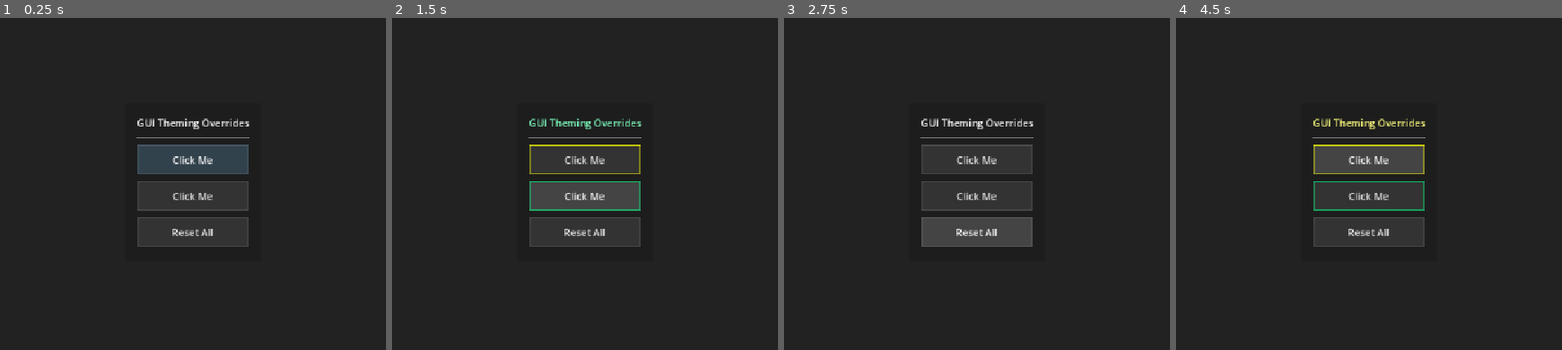
Above: before the commit, frames 1-4 (left to right).
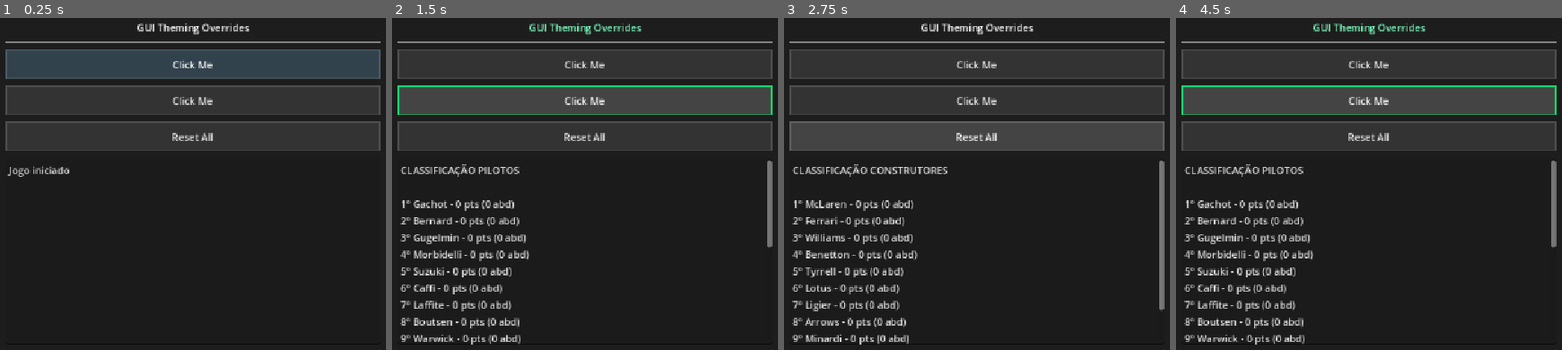
Above: after the commit, the same moments.

Repository: daniloadventista/gui-racing-manager
Game: Godot game, scene res://test.tscn
The game is run twice, just before and just after one commit, with the same random seed, the same clock (stepped at 60 frames per second) and the same inputs.
Inputs:
- Up to frame 1 (0.25 s): no input
- Up to frame 2 (1.5 s): click "Click Me" at 0.5 s; click "Click Me" at 1.25 s
- Up to frame 3 (2.75 s): click "Reset All" at 2 s
- Up to frame 4 (4.5 s): click "Click Me" at 2.75 s; click "Click Me" at 3.5 s; click "Click Me" at 4.25 s

The runs differ from the first frame. In frame 1, 16% of the frame differs, in the area x 1-99%, y 1-69%; in frame 2, 20%, in the area x 1-99%, y 1-99%; in frame 3, 19%; in frame 4, 19%.

Commit message:
vamos ver se agora sobre na porra da nuvem

Diff:
--- a/test.gd
+++ b/test.gd
@@ -1,5 +1,4 @@
 extends Control
-
 # This script demonstrates how to alter StyleBoxes at runtime.
 # Custom theme item properties aren't considered Object properties per se.
 # This means that you should use `add_theme_stylebox_override("normal", ...)`
@@ -9,11 +8,74 @@
 @onready var button = $Panel/MarginContainer/VBoxContainer/Button
 @onready var button2 = $Panel/MarginContainer/VBoxContainer/Button2
 @onready var reset_all_button = $Panel/MarginContainer/VBoxContainer/ResetAllButton
+@onready var resultado = null
+
+var corrida_atual = 1
+var total_corridas = 12
+
+var pontuacao = [25,18,15,12,10,8,6,4,2,1]
+var construtores = {
+	"McLaren":{"pontos":0,"abandonos":0},
+	"Ferrari":{"pontos":0,"abandonos":0},
+	"Williams":{"pontos":0,"abandonos":0},
+	"Benetton":{"pontos":0,"abandonos":0},
+	"Tyrrell":{"pontos":0,"abandonos":0},
+	"Lotus":{"pontos":0,"abandonos":0},
+	"Ligier":{"pontos":0,"abandonos":0},
+	"Arrows":{"pontos":0,"abandonos":0},
+	"Minardi":{"pontos":0,"abandonos":0},
+	"Larrousse":{"pontos":0,"abandonos":0}
+}
+var pilotos = [
+
+{"nome":"Senna","equipe":"McLaren","velocidade":95,"consistencia":92,"agressividade":90,"motor":95,"cambio":94,"pontos":0,"abandonos":0},
+{"nome":"Berger","equipe":"McLaren","velocidade":88,"consistencia":86,"agressividade":80,"motor":92,"cambio":92,"pontos":0,"abandonos":0},
+
+{"nome":"Prost","equipe":"Ferrari","velocidade":94,"consistencia":96,"agressividade":60,"motor":95,"cambio":95,"pontos":0,"abandonos":0},
+{"nome":"Mansell","equipe":"Ferrari","velocidade":91,"consistencia":84,"agressividade":88,"motor":90,"cambio":91,"pontos":0,"abandonos":0},
+
+{"nome":"Piquet","equipe":"Williams","velocidade":92,"consistencia":90,"agressividade":75,"motor":94,"cambio":94,"pontos":0,"abandonos":0},
+{"nome":"Patrese","equipe":"Williams","velocidade":85,"consistencia":88,"agressividade":70,"motor":93,"cambio":93,"pontos":0,"abandonos":0},
+
+{"nome":"Schumacher","equipe":"Benetton","velocidade":90,"consistencia":82,"agressividade":95,"motor":91,"cambio":91,"pontos":0,"abandonos":0},
+{"nome":"Brundle","equipe":"Benetton","velocidade":84,"consistencia":86,"agressividade":72,"motor":91,"cambio":91,"pontos":0,"abandonos":0},
+
+{"nome":"Alesi","equipe":"Tyrrell","velocidade":89,"consistencia":80,"agressividade":92,"motor":87,"cambio":88,"pontos":0,"abandonos":0},
+{"nome":"Nakajima","equipe":"Tyrrell","velocidade":77,"consistencia":82,"agressividade":65,"motor":87,"cambio":88,"pontos":0,"abandonos":0},
+
+{"nome":"Herbert","equipe":"Lotus","velocidade":82,"consistencia":79,"agressividade":82,"motor":85,"cambio":85,"pontos":0,"abandonos":0},
+{"nome":"Warwick","equipe":"Lotus","velocidade":80,"consistencia":84,"agressividade":70,"motor":85,"cambio":85,"pontos":0,"abandonos":0},
+
+{"nome":"Boutsen","equipe":"Ligier","velocidade":81,"consistencia":85,"agressividade":68,"motor":86,"cambio":86,"pontos":0,"abandonos":0},
+{"nome":"Laffite","equipe":"Ligier","velocidade":79,"consistencia":83,"agressividade":65,"motor":86,"cambio":86,"pontos":0,"abandonos":0},
+
+{"nome":"Caffi","equipe":"Arrows","velocidade":78,"consistencia":80,"agressividade":75,"motor":84,"cambio":84,"pontos":0,"abandonos":0},
+{"nome":"Suzuki","equipe":"Arrows","velocidade":75,"consistencia":78,"agressividade":70,"motor":84,"cambio":84,"pontos":0,"abandonos":0},
+
+{"nome":"Morbidelli","equipe":"Minardi","velocidade":74,"consistencia":79,"agressividade":68,"motor":82,"cambio":82,"pontos":0,"abandonos":0},
+{"nome":"Gugelmin","equipe":"Minardi","velocidade":76,"consistencia":81,"agressividade":72,"motor":82,"cambio":82,"pontos":0,"abandonos":0},
+
+{"nome":"Bernard","equipe":"Larrousse","velocidade":73,"consistencia":77,"agressividade":67,"motor":80,"cambio":80,"pontos":0,"abandonos":0},
+{"nome":"Gachot","equipe":"Larrousse","velocidade":72,"consistencia":76,"agressividade":69,"motor":80,"cambio":80,"pontos":0,"abandonos":0}
+]
 
 func _ready():
+	resultado = $Panel/MarginContainer/VBoxContainer/Label2
+	print(resultado)
+	resultado.visible = true
+	resultado.text = ("Jogo iniciado")
+
 	# Focus the first button automatically for keyboard/controller-friendly navigation.
 	button.grab_focus()
-
+	print("JOGO INICIOU")
+	#var resultado = get_node("VBoxContainer/RichTextLabel")
+	#resultado.text = "Jogo iniciado"
+
+	#var botao = get_node("VBoxContainer/Button")
+	#botao.pressed.connect(_clicou)
+#func _clicou():
+	#var resultado = get_node("VBoxContainer/RichTextLabel")
+	#resultado.text = "BOTÃO FUNCIONOU!"
 
 func _on_button_pressed():
 	# We have to modify the normal, hover and pressed styleboxes all at once
@@ -33,7 +95,202 @@
 
 	label.add_theme_color_override("font_color", Color(1, 1, 0.5))
 
-
+	var resultado_corrida = []
+	if corrida_atual > total_corridas:
+
+		resultado.text = "TEMPORADA ENCERRADA\n\nClique em Ver Classificação"
+
+		return
+
+	for piloto in pilotos:
+
+		var status = "OK"
+
+		# Quebra de motor
+		if randi_range(1,1000) > piloto.motor * 10:
+			status = "MOTOR"
+
+		# Quebra de câmbio
+		elif randi_range(1,1000) > piloto.cambio * 10:
+			status = "CAMBIO"
+
+		# Acidente
+		elif randi_range(1,100) <= piloto.agressividade / 4:
+			status = "ACIDENTE"
+
+		if status != "OK":
+
+			resultado_corrida.append({
+				"ref": piloto,
+				"status": status,
+				"valor": -9999
+			})
+			piloto.abandonos += 1
+			construtores[piloto.equipe].abandonos += 1
+			continue
+
+		# Velocidade base
+		var desempenho = piloto.velocidade
+
+		# Consistência
+		var variacao = randi_range(
+			-(100 - piloto.consistencia),
+			100 - piloto.consistencia
+		)
+
+		desempenho += variacao
+
+		# Agressividade pode render ganho extra
+		if randi_range(1,100) <= piloto.agressividade:
+			desempenho += randi_range(0,10)
+
+		resultado_corrida.append({
+			"ref": piloto,
+			"status": status,
+			"valor": desempenho
+		})
+
+	resultado_corrida.sort_custom(func(a,b):
+		return a.valor > b.valor
+	)
+
+	#fim bloco for pilotos
+	for i in range(min(10, resultado_corrida.size())):
+
+		if resultado_corrida[i].status != "OK":
+			continue
+
+		var piloto = resultado_corrida[i].ref
+
+		piloto.pontos += pontuacao[i]
+
+		construtores[piloto.equipe].pontos += pontuacao[i]
+
+	var texto = ""
+
+	texto += "CORRIDA "
+	texto += str(corrida_atual)
+	texto += "/"
+	texto += str(total_corridas)
+	texto += "\n\n"
+
+	texto += "RESULTADO\n\n"
+
+	#resultado
+	for i in range(resultado_corrida.size()):
+
+		var piloto = resultado_corrida[i].ref
+
+		if resultado_corrida[i].status != "OK":
+
+			texto += piloto.nome
+			texto += " - "
+			texto += resultado_corrida[i].status
+			texto += "\n"
+
+		else:
+
+			texto += str(i+1)
+			texto += "º - "
+			texto += piloto.nome
+			texto += "\n"
+
+	texto += "\nCAMPEONATO\n\n"
+
+	var campeonato = pilotos.duplicate()
+
+	campeonato.sort_custom(func(a,b):
+		return a.pontos > b.pontos
+	)
+
+	for i in range(campeonato.size()):
+
+		texto += str(i+1)
+		texto += "º "
+		texto += campeonato[i].nome
+		texto += " - "
+		texto += str(campeonato[i].pontos)
+		texto += " pts"
+
+		texto += " ("
+		texto += str(campeonato[i].abandonos)
+		texto += " abd)"
+
+		texto += "\n"
+
+	texto += "\n\nCONSTRUTORES\n\n"
+	var ranking_construtores = []
+
+	for equipe in construtores:
+
+		ranking_construtores.append({
+			"nome": equipe,
+			"pontos": construtores[equipe].pontos,
+			"abandonos": construtores[equipe].abandonos
+		})
+
+	ranking_construtores.sort_custom(func(a,b):
+		return a.pontos > b.pontos
+	)
+
+	for i in range(ranking_construtores.size()):
+
+		texto += str(i+1)
+		texto += "º "
+
+		texto += ranking_construtores[i].nome
+
+		texto += " - "
+
+		texto += str(ranking_construtores[i].pontos)
+
+		texto += " pts"
+
+		texto += " ("
+
+		texto += str(ranking_construtores[i].abandonos)
+
+		texto += " abd)"
+
+		texto += "\n"
+	resultado.text = texto
+
+	corrida_atual += 1
+
+	print(texto)
+
+func mostrar_classificacao_pilotos():
+
+	var texto = "CLASSIFICAÇÃO PILOTOS\n\n"
+
+	var campeonato = pilotos.duplicate()
+
+	campeonato.sort_custom(func(a,b):
+		return a.pontos > b.pontos
+	)
+
+	for i in range(campeonato.size()):
+
+		texto += str(i+1)
+		texto += "º "
+
+		texto += campeonato[i].nome
+
+		texto += " - "
+
+		texto += str(campeonato[i].pontos)
+
+		texto += " pts"
+
+		texto += " ("
+
+		texto += str(campeonato[i].abandonos)
+
+		texto += " abd)"
+
+		texto += "\n"
+
+	resultado.text = texto
 func _on_button2_pressed():
 	var new_stylebox_normal = button2.get_theme_stylebox("normal").duplicate()
 	new_stylebox_normal.border_color = Color(0, 1, 0.5)
@@ -47,8 +304,48 @@
 	button2.add_theme_stylebox_override("pressed", new_stylebox_pressed)
 
 	label.add_theme_color_override("font_color", Color(0.5, 1, 0.75))
-
-
+	mostrar_classificacao_pilotos()
+
+func mostrar_classificacao_construtores():
+
+	var texto = "CLASSIFICAÇÃO CONSTRUTORES\n\n"
+
+	var ranking_construtores = []
+
+	for equipe in construtores:
+
+		ranking_construtores.append({
+			"nome": equipe,
+			"pontos": construtores[equipe].pontos,
+			"abandonos": construtores[equipe].abandonos
+		})
+
+	ranking_construtores.sort_custom(func(a,b):
+		return a.pontos > b.pontos
+	)
+
+	for i in range(ranking_construtores.size()):
+
+		texto += str(i+1)
+		texto += "º "
+
+		texto += ranking_construtores[i].nome
+
+		texto += " - "
+
+		texto += str(ranking_construtores[i].pontos)
+
+		texto += " pts"
+
+		texto += " ("
+
+		texto += str(ranking_construtores[i].abandonos)
+
+		texto += " abd)"
+
+		texto += "\n"
+
+	resultado.text = texto
 func _on_reset_all_button_pressed():
 	button.remove_theme_stylebox_override("normal")
 	button.remove_theme_stylebox_override("hover")
@@ -59,3 +356,5 @@
 	button2.remove_theme_stylebox_override("pressed")
 
 	label.remove_theme_color_override("font_color")
+
+	mostrar_classificacao_construtores()
--- a/test.tscn
+++ b/test.tscn
@@ -45,7 +45,7 @@
 Button/styles/normal = SubResource("3")
 Button/styles/pressed = SubResource("4")
 
-[node name="Control" type="Control"]
+[node name="Control" type="Control" unique_id=1187353052]
 layout_mode = 3
 anchors_preset = 15
 anchor_right = 1.0
@@ -55,7 +55,7 @@
 theme = SubResource("5")
 script = ExtResource("1")
 
-[node name="Panel" type="PanelContainer" parent="."]
+[node name="Panel" type="PanelContainer" parent="." unique_id=915835989]
 layout_mode = 1
 anchors_preset = 8
 anchor_left = 0.5
@@ -69,40 +69,44 @@
 grow_horizontal = 2
 grow_vertical = 2
 
-[node name="MarginContainer" type="MarginContainer" parent="Panel"]
+[node name="MarginContainer" type="MarginContainer" parent="Panel" unique_id=1182317837]
 layout_mode = 2
 theme_override_constants/margin_left = 20
 theme_override_constants/margin_top = 20
 theme_override_constants/margin_right = 20
 theme_override_constants/margin_bottom = 20
 
-[node name="VBoxContainer" type="VBoxContainer" parent="Panel/MarginContainer"]
+[node name="VBoxContainer" type="VBoxContainer" parent="Panel/MarginContainer" unique_id=1421172170]
 layout_mode = 2
 theme_override_constants/separation = 10
 
-[node name="Label" type="Label" parent="Panel/MarginContainer/VBoxContainer"]
+[node name="Label" type="Label" parent="Panel/MarginContainer/VBoxContainer" unique_id=1782147625]
 layout_mode = 2
 text = "GUI Theming Overrides"
 horizontal_alignment = 1
 
-[node name="HSeparator" type="HSeparator" parent="Panel/MarginContainer/VBoxContainer"]
+[node name="HSeparator" type="HSeparator" parent="Panel/MarginContainer/VBoxContainer" unique_id=1318329566]
 layout_mode = 2
 
-[node name="Button" type="Button" parent="Panel/MarginContainer/VBoxContainer"]
+[node name="Button" type="Button" parent="Panel/MarginContainer/VBoxContainer" unique_id=1543937542]
 custom_minimum_size = Vector2(0, 48)
 layout_mode = 2
 text = "Click Me"
 
-[node name="Button2" type="Button" parent="Panel/MarginContainer/VBoxContainer"]
+[node name="Button2" type="Button" parent="Panel/MarginContainer/VBoxContainer" unique_id=1309780039]
 custom_minimum_size = Vector2(0, 48)
 layout_mode = 2
 text = "Click Me"
 
-[node name="ResetAllButton" type="Button" parent="Panel/MarginContainer/VBoxContainer"]
+[node name="ResetAllButton" type="Button" parent="Panel/MarginContainer/VBoxContainer" unique_id=1649128003]
 custom_minimum_size = Vector2(0, 48)
 layout_mode = 2
 text = "Reset All"
 
+[node name="Label2" type="TextEdit" parent="Panel/MarginContainer/VBoxContainer" unique_id=1639785506]
+custom_minimum_size = Vector2(600, 300)
+layout_mode = 2
+
 [connection signal="pressed" from="Panel/MarginContainer/VBoxContainer/Button" to="." method="_on_button_pressed"]
 [connection signal="pressed" from="Panel/MarginContainer/VBoxContainer/Button2" to="." method="_on_button2_pressed"]
 [connection signal="pressed" from="Panel/MarginContainer/VBoxContainer/ResetAllButton" to="." method="_on_reset_all_button_pressed"]
Not shown: 1 places in test.tscn that only renumber resources
